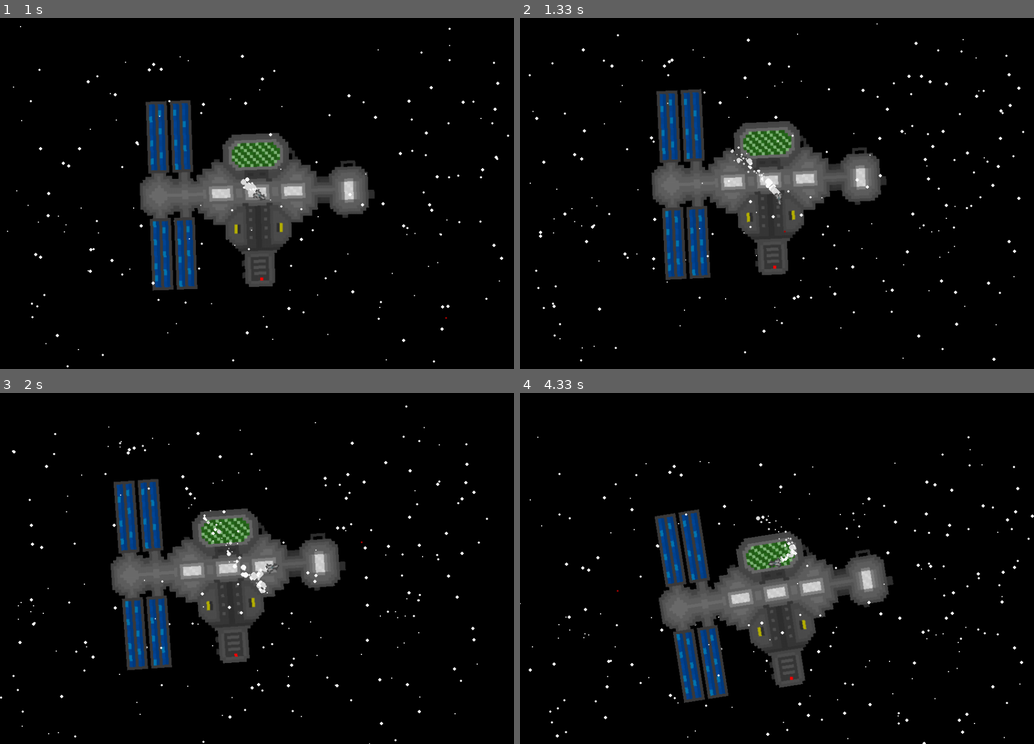
Above: before the commit, frames 1-4 (two rows, left to right).
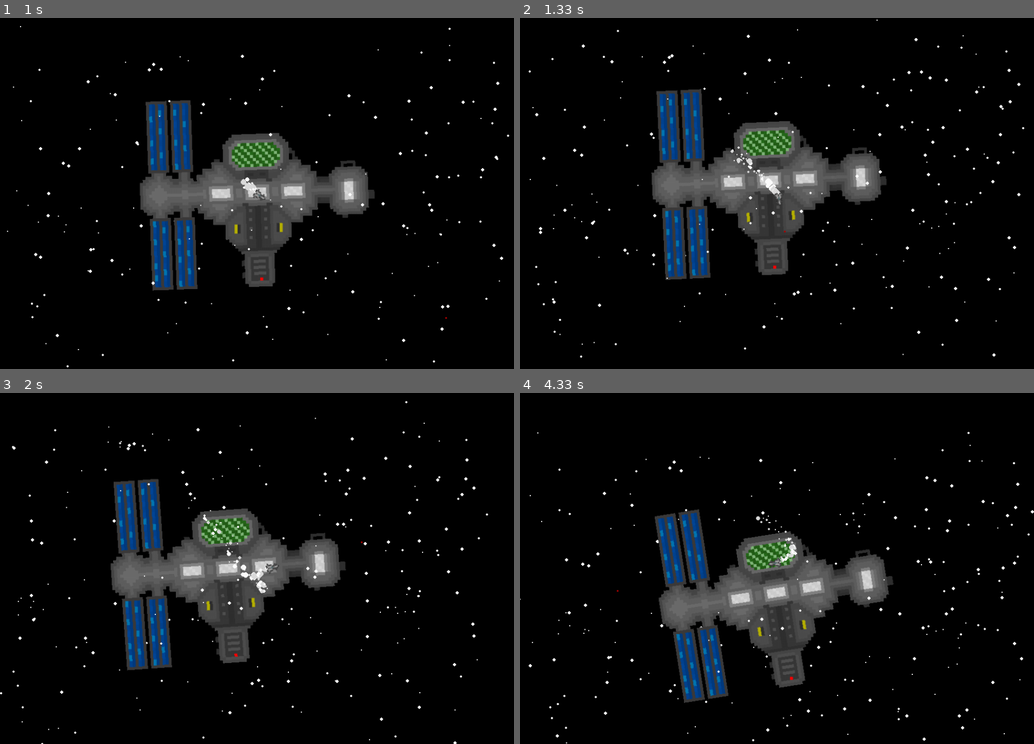
Above: after the commit, the same moments.

Repository: ztdnzunYT/Capstone-Project-2024
Game: pygame game, started from xzplore/xzplore.py
Same seed, same stepped clock (60 frames per second), same inputs: the game is played once before the commit and once after it.
Inputs (mouse positions are in pixels of both pictures, inside the frame that each line leads up to):
- Up to frame 1 (1 s): click (257, 193) at 0.38 s; click (447, 316) at 0.72 s
- Up to frame 2 (1.33 s): press the mouse at (967, 316) at 1.03 s; move the mouse to (874, 274) at 1.13 s; release the mouse at (782, 232) at 1.27 s
- Up to frame 3 (2 s): press the mouse at (447, 691) at 1.37 s; move the mouse to (313, 593) at 1.47 s; release the mouse at (185, 494) at 1.6 s; click (359, 540) at 1.75 s
- Up to frame 4 (4.33 s): click (962, 540) at 2.25 s; click (627, 501) at 2.58 s; click (627, 547) at 3.08 s; click (915, 607) at 3.65 s; click (617, 589) at 3.98 s

Frame 1 is identical in both runs. In frame 2, 1.3% of the frame differs, in the area x 1-99%, y 0-98%; in frame 3, 1.2%; in frame 4, 1.3%.

Commit message:
Update xzplore.py

Diff:
--- a/xzplore/xzplore.py
+++ b/xzplore/xzplore.py
@@ -5,6 +5,7 @@
 import random
 import sys
 import time
+
 SCREEN_WIDTH = 950
 SCREEN_HEIGHT = 650
 FPS = 120
@@ -18,6 +19,8 @@
     world_startY = SCREEN_HEIGHT/2
 
     dir_offset = 25
+
+    offset_distance = 45
 
     def dis_cal(mouse_pos,spaceship):
         mtos_dis = round(math.sqrt((mouse_pos[1]-spaceship[1])**2+(mouse_pos[0]-spaceship[0])**2))
@@ -117,7 +120,7 @@
     def update(self,angle):
 
         mtos_dis = round(math.sqrt((mouse_pos[1]-spaceship.position[1])**2+(mouse_pos[0]-spaceship.position[0])**2))
-        if mtos_dis > 60:
+        if mtos_dis > World_pos.offset_distance:
             self.velocity = spaceship.acceleration  +0.4
         elif pygame.mouse.get_pressed()[0]:
             self.velocity = spaceship.acceleration
@@ -218,7 +221,7 @@
         offset = (self.layer + spaceship.acceleration)
         #print(dis)
 
-        if dis < 100:
+        if dis < World_pos.offset_distance:
             offset -=dis/100
 
         if (mouse_pos[0] - spaceship.position[0]) > angle:
@@ -257,7 +260,6 @@
         elif self.center[1] < -xylimit :
             self.y = (SCREEN_HEIGHT + respawn_dis)
 #needs to be changed to have glow
-
 class Projectile():
     def __init__(self,position,size,speed,spread,color,transparency):
         self.x = position[0] - size/2
@@ -291,40 +293,13 @@
         self.x += (self.dir[0] + self.spread) * self.speed
         self.y += (self.dir[1] + self.spread) * self.speed
 
-
-
-
-
-
-'''
-class Planet():
-    def __init__(self,position,size,color,radius,transparency):
-        self.position = position
-        self.surf = pygame.Surface((size,size),pygame.SRCALPHA)
-        self.color = color
-        self.radius = radius
-        self.transparency = transparency
-
-    def draw(self):
-        pygame.draw.circle(self.surf,(*self.color,self.transparency),(planet_rec.center),self.radius)
-        screen.blit(self.surf,self.position)
-
-
-circle = Planet((0,0),1500,(0,223,135),720/2,20)
-planet = pygame.transform.smoothscale(pygame.image.load("assets\green_planet.png"),(800,800))
-planet_rec = planet.get_rect(center=(400,400))
-'''
-
-
 crosshair = Crosshair(2,(170,0,0))
-spaceship = Spaceship("assets\spaceship.png",SCREEN_WIDTH/2,SCREEN_HEIGHT/2)
+spaceship = Spaceship("assets/spaceship.png",SCREEN_WIDTH/2,SCREEN_HEIGHT/2)
 projectiles = []
-space_station = Space_station("assets\spacestation.png",SCREEN_WIDTH/2,SCREEN_HEIGHT/2)
+space_station = Space_station("assets/spacestation.png",SCREEN_WIDTH/2,SCREEN_HEIGHT/2)
 smoke_particles = []
 foreground_stars = []
 background_stars = []
-
-
 
 while True:
 
@@ -366,8 +341,6 @@
     if pygame.mouse.get_pressed()[2]:
         if len(projectiles) < 6:
             projectiles.append(Projectile(spaceship.position,25,4,random.uniform(-.05,.05),(255,231,0),100))
-
-
 
     for projectile in projectiles[:]:
         projectile.draw()
